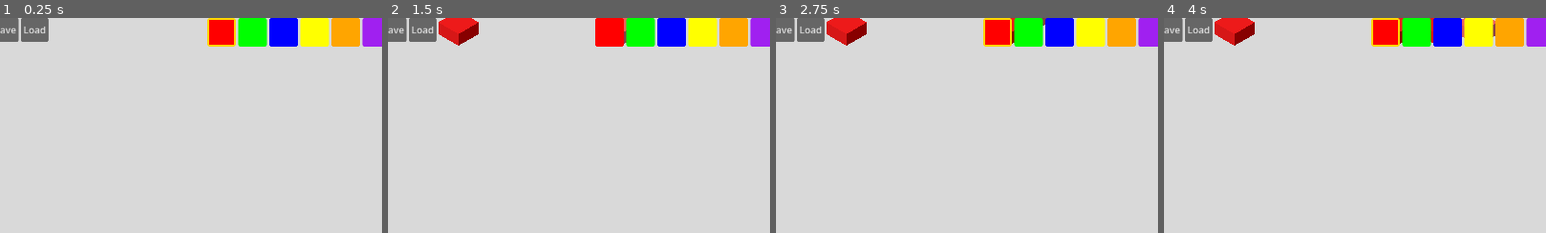
Above: before the commit, frames 1-4 (left to right).
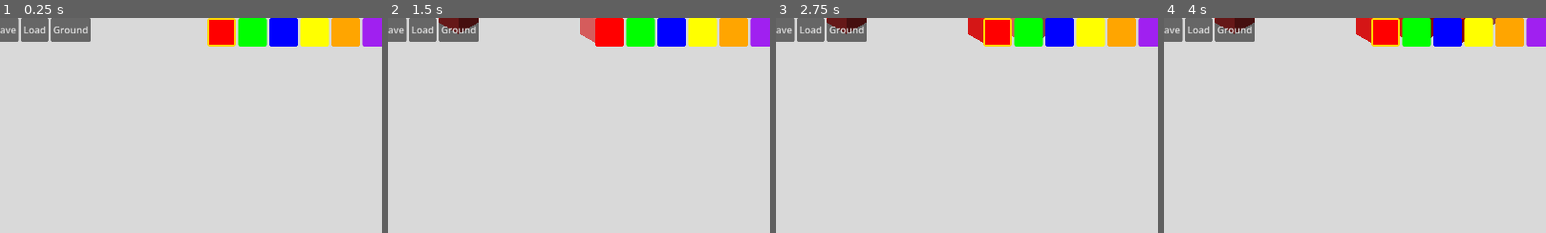
Above: after the commit, the same moments.

Repository: shbshc/building-game
Game: Godot game, scene res://scenes/main.tscn
Two runs of this game, one before a commit and one after it. Both use one fixed random seed, a clock stepped at 60 frames per second and the inputs below.
Inputs (mouse positions are % of the whole screen's width and height, from its top left):
- Up to frame 1 (0.25 s): no input
- Up to frame 2 (1.5 s): click (10, 3) at 0.5 s, where only the run after the commit has a clickable "Ground"; click (30, 3) at 1.25 s
- Up to frame 3 (2.75 s): click (34, 3) at 2 s
- Up to frame 4 (4 s): click (38, 3) at 2.75 s; click (42, 3) at 3.5 s
The pictures show only the part of the screen within x 1-51%, y 0-50%; the shares and areas given below are measured in that part.

The runs differ from the first frame. In frame 1, 1.1% of the frame differs, in the area x 13-24%, y 0-12%; in frame 2, 1.7%; in frame 3, 1.7%; in frame 4, 1.9%, in the area x 13-87%, y 0-13%.

Commit message:
fix: ground shifted down 0.5, add ground color picker UI

Diff:
--- a/project.godot
+++ b/project.godot
@@ -1,13 +1,19 @@
 ; Engine configuration file.
+; It's best edited using the editor UI and not directly,
+; since the parameters that go here are not all obvious.
+;
+; Format:
+;   [section] ; section goes between []
+;   param=value ; assign values to parameters
 
 config_version=5
 
 [application]
 
 config/name="Building"
+run/main_scene="res://scenes/main.tscn"
 config/features=PackedStringArray("4.7", "GL Compatibility")
 config/icon="res://icon.svg"
-run/main_scene="res://scenes/main.tscn"
 
 [display]
 
--- a/scenes/main.tscn
+++ b/scenes/main.tscn
@@ -58,7 +58,7 @@
 
 [node name="TopBar" type="HBoxContainer" parent="UI"]
 layout_mode = 0
-offset_right = 300.0
+offset_right = 400.0
 offset_bottom = 40.0
 
 [node name="SaveButton" type="Button" parent="UI/TopBar"]
@@ -73,5 +73,11 @@
 offset_right = 80.0
 offset_bottom = 40.0
 
+[node name="GroundColorButton" type="Button" parent="UI/TopBar"]
+layout_mode = 2
+text = "Ground"
+offset_right = 80.0
+offset_bottom = 40.0
+
 [node name="InventoryBar" type="Control" parent="UI"]
 script = ExtResource("6_inventory")
--- /dev/null
+++ b/scenes/ui/ground_color_popup.tscn
@@ -0,0 +1,31 @@
+[gd_scene load_steps=2 format=3]
+
+[ext_resource type="Script" path="res://scripts/ground_color_picker.gd" id="1_gcp"]
+
+[node name="GroundColorPopup" type="PopupPanel"]
+title = "Ground Settings"
+script = ExtResource("1_gcp")
+
+[node name="VBox" type="VBoxContainer" parent="."]
+layout_mode = 1
+anchors_preset = 15
+anchor_right = 1.0
+anchor_bottom = 1.0
+
+[node name="GroundLabel" type="Label" parent="VBox"]
+layout_mode = 2
+text = "Ground"
+
+[node name="GroundPicker" type="ColorPicker" parent="VBox"]
+layout_mode = 2
+
+[node name="GridLabel" type="Label" parent="VBox"]
+layout_mode = 2
+text = "Grid"
+
+[node name="GridPicker" type="ColorPicker" parent="VBox"]
+layout_mode = 2
+
+[node name="Apply" type="Button" parent="VBox"]
+layout_mode = 2
+text = "Apply"
--- a/scripts/ground.gd
+++ b/scripts/ground.gd
@@ -4,6 +4,7 @@
 @export var grid_color := Color(0.4, 0.4, 0.4)
 
 func _ready():
+    position.y = -0.5
     mesh = PlaneMesh.new()
     mesh.size = Vector2(100, 100)
     mesh.orientation = PlaneMesh.FACE_Y
--- /dev/null
+++ b/scripts/ground_color_picker.gd
@@ -0,0 +1,29 @@
+extends PopupPanel
+
+var ground_color: Color
+var grid_color: Color
+var target_node: Node
+
+func _ready():
+    $VBox/GroundPicker.color_changed.connect(_on_ground_color_changed)
+    $VBox/GridPicker.color_changed.connect(_on_grid_color_changed)
+    $VBox/Apply.pressed.connect(_on_apply)
+
+func open_with_colors(node, gc: Color, gridc: Color):
+    target_node = node
+    ground_color = gc
+    grid_color = gridc
+    $VBox/GroundPicker.color = gc
+    $VBox/GridPicker.color = gridc
+    popup_centered()
+
+func _on_ground_color_changed(c: Color):
+    ground_color = c
+
+func _on_grid_color_changed(c: Color):
+    grid_color = c
+
+func _on_apply():
+    if target_node:
+        target_node.update_colors(ground_color, grid_color)
+    hide()
--- a/scripts/main.gd
+++ b/scripts/main.gd
@@ -7,16 +7,25 @@
 @onready var raycast_handler = $RayCastHandler
 
 var color_picker_popup: PopupPanel
+var ground_color_popup: PopupPanel
 
 func _ready():
     print("Building game started")
+
     color_picker_popup = preload("res://scenes/ui/color_picker_popup.tscn").instantiate()
     $UI.add_child(color_picker_popup)
+
+    ground_color_popup = preload("res://scenes/ui/ground_color_popup.tscn").instantiate()
+    $UI.add_child(ground_color_popup)
+
     inventory_bar.slot_selected.connect(_on_slot_selected)
     inventory_bar.slot_right_clicked.connect(_on_slot_right_clicked)
     color_picker_popup.color_confirmed.connect(_on_color_confirmed)
+
     $UI/TopBar/SaveButton.pressed.connect(_on_save_pressed)
     $UI/TopBar/LoadButton.pressed.connect(_on_load_pressed)
+    $UI/TopBar/GroundColorButton.pressed.connect(_on_ground_color_pressed)
+
     block_manager.selected_color = inventory_bar.get_selected_color()
 
 func _on_slot_selected(index: int):
@@ -44,3 +53,6 @@
         print("Loaded OK")
     else:
         print("Load failed")
+
+func _on_ground_color_pressed():
+    ground_color_popup.open_with_colors(ground, ground.ground_color, ground.grid_color)
